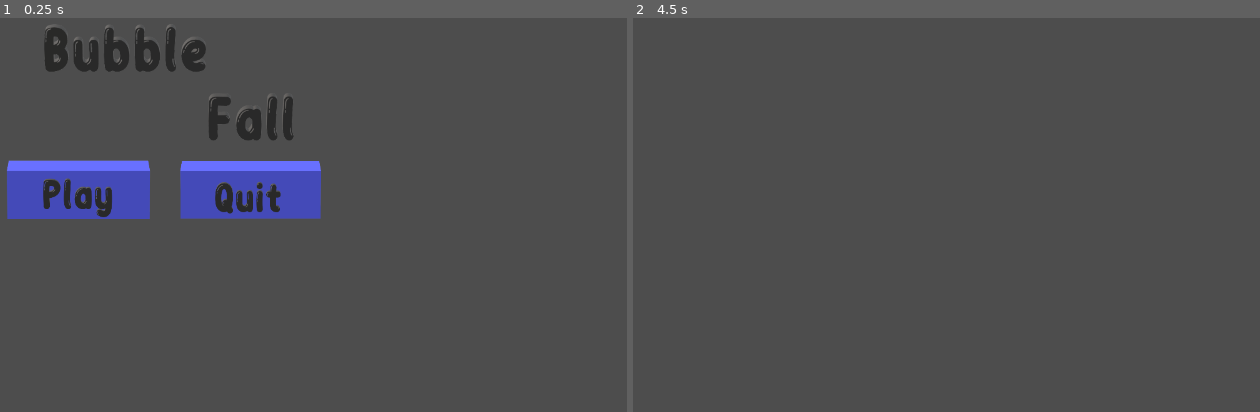
Above: before the commit, frames 1-2 (left to right).
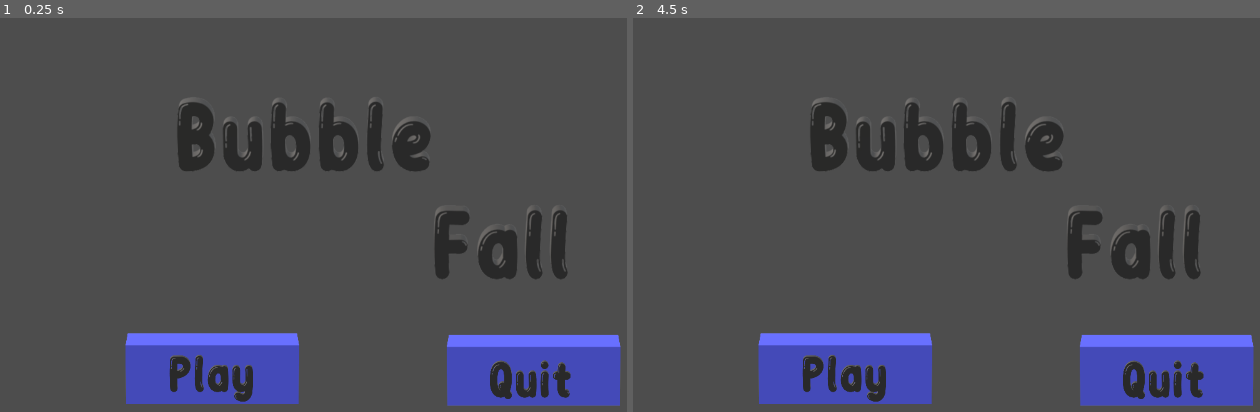
Above: after the commit, the same moments.

Repository: electrp/ggj25
Game: Godot game, scene res://levels/lvl_MainMenu.tscn
Same seed, same stepped clock (60 frames per second), same inputs: the game is played once before the commit and once after it. This scene is started directly instead of the project's main scene.
Inputs (mouse positions are in pixels of both pictures, inside the frame that each line leads up to):
- Up to frame 1 (0.25 s): no input
- Up to frame 2 (4.5 s): tap Enter at 0.5 s; move the mouse to (1184, 215) at 0.52 s; press the mouse at (1184, 215) at 0.53 s; hold Right (ui_right) 0.53-1.28 s; tap Space (ui_accept) at 0.77, 1.25, 1.52, 2, 2.75, 3.02, 3.5, 3.77, 4.25 s; move the mouse to (846, 258) at 1.27 s; release the mouse at (846, 258) at 1.28 s; hold Down (ui_down) 1.28-2.03 s; click (846, 258) at 1.35 s; move the mouse to (1084, 136) at 2.02 s; press the mouse at (1084, 136) at 2.03 s; hold Right (ui_right) 2.03-2.78 s; move the mouse to (965, 325) at 2.77 s; release the mouse at (965, 325) at 2.78 s; hold Up (ui_up) 2.78-3.53 s; click (965, 325) at 2.85 s; move the mouse to (1247, 301) at 3.52 s; press the mouse at (1247, 301) at 3.53 s; hold Left (ui_left) from 3.53 s (still down); tap Escape (ui_cancel) at 4.15 s; move the mouse to (764, 167) at 4.27 s; release the mouse at (764, 167) at 4.28 s; click (764, 167) at 4.35 s

The runs differ from the first frame. In frame 1, 23% of the frame differs, in the area x 1-100%, y 1-99%; in frame 2, 15%.

Commit message:
remade mainmenu and pausemenu

Diff:
--- a/ggj25/levels/lvl_MainMenu.tscn
+++ b/ggj25/levels/lvl_MainMenu.tscn
@@ -8,21 +8,40 @@
 
 [node name="MainMenu" type="Node2D"]
 
-[node name="Play" type="Sprite2D" parent="."]
-position = Vector2(169.543, 289.375)
-scale = Vector2(0.412079, 0.412079)
+[node name="Main" type="CanvasLayer" parent="."]
+
+[node name="TitleControl" type="Control" parent="Main"]
+layout_mode = 3
+anchor_left = 0.5
+anchor_top = 0.4
+anchor_right = 0.5
+anchor_bottom = 0.5
+grow_horizontal = 2
+grow_vertical = 2
+
+[node name="Title" type="Sprite2D" parent="Main/TitleControl"]
+texture = ExtResource("5_v1cl2")
+
+[node name="PlayControl" type="Control" parent="Main"]
+layout_mode = 3
+anchor_left = 0.3
+anchor_top = 0.8
+anchor_right = 0.3
+anchor_bottom = 0.8
+scale = Vector2(0.5, 0.5)
+
+[node name="Play" type="Sprite2D" parent="Main/PlayControl"]
 texture = ExtResource("1_3rk0f")
 script = ExtResource("2_j8ran")
 
-[node name="Quit" type="Sprite2D" parent="."]
-position = Vector2(443.464, 287.313)
-scale = Vector2(0.405581, 0.405581)
+[node name="QuitControl" type="Control" parent="Main"]
+layout_mode = 3
+anchor_left = 0.7
+anchor_top = 0.8
+anchor_right = 0.7
+anchor_bottom = 0.8
+scale = Vector2(0.5, 0.5)
+
+[node name="Quit" type="Sprite2D" parent="Main/QuitControl"]
 texture = ExtResource("3_21vuf")
 script = ExtResource("4_cgt0l")
-
-[node name="Title" type="Sprite2D" parent="."]
-position = Vector2(314, 117)
-scale = Vector2(0.638379, 0.638379)
-texture = ExtResource("5_v1cl2")
-
-[node name="SubViewport" type="SubViewport" parent="."]
--- a/ggj25/prefabs/pf_PauseMenu.tscn
+++ b/ggj25/prefabs/pf_PauseMenu.tscn
@@ -10,25 +10,23 @@
 
 [node name="Pause" type="CanvasLayer" parent="."]
 
-[node name="Control" type="Control" parent="Pause"]
+[node name="LabelControl" type="Control" parent="Pause"]
 layout_mode = 3
+anchor_left = 0.5
+anchor_top = 0.3
+anchor_right = 0.5
+anchor_bottom = 0.3
+scale = Vector2(3, 3)
+
+[node name="Label" type="Label" parent="Pause/LabelControl"]
+layout_mode = 1
 anchors_preset = 15
 anchor_right = 1.0
 anchor_bottom = 1.0
-grow_horizontal = 2
-grow_vertical = 2
-
-[node name="Label" type="Label" parent="Pause/Control"]
-layout_mode = 1
-anchors_preset = 8
-anchor_left = 0.5
-anchor_top = 0.5
-anchor_right = 0.5
-anchor_bottom = 0.5
-offset_left = -50.0
-offset_top = -90.0
-offset_right = 50.0
-offset_bottom = -40.0
+offset_left = -43.5
+offset_top = -21.0
+offset_right = 43.5
+offset_bottom = 21.0
 grow_horizontal = 2
 grow_vertical = 2
 theme_override_fonts/font = SubResource("SystemFont_26vvu")
@@ -37,32 +35,50 @@
 horizontal_alignment = 1
 vertical_alignment = 1
 
-[node name="Continue" type="Button" parent="Pause/Control"]
+[node name="ContControl" type="Control" parent="Pause"]
+layout_mode = 3
+anchor_left = 0.5
+anchor_top = 0.6
+anchor_right = 0.5
+anchor_bottom = 0.6
+scale = Vector2(3, 3)
+
+[node name="Continue" type="Button" parent="Pause/ContControl"]
 layout_mode = 1
 anchors_preset = 8
 anchor_left = 0.5
 anchor_top = 0.5
 anchor_right = 0.5
 anchor_bottom = 0.5
-offset_left = -45.0
-offset_top = 10.0
-offset_right = 45.0
-offset_bottom = 41.0
+offset_left = -50.0
+offset_top = -15.5
+offset_right = 50.0
+offset_bottom = 15.5
 grow_horizontal = 2
 grow_vertical = 2
 text = "Continue"
 
-[node name="Exit" type="Button" parent="Pause/Control"]
+[node name="ExitControl" type="Control" parent="Pause"]
+layout_mode = 3
+anchor_left = 0.5
+anchor_top = 0.8
+anchor_right = 0.5
+anchor_bottom = 0.8
+grow_horizontal = 2
+grow_vertical = 2
+scale = Vector2(3, 3)
+
+[node name="Exit" type="Button" parent="Pause/ExitControl"]
 layout_mode = 1
 anchors_preset = 8
 anchor_left = 0.5
 anchor_top = 0.5
 anchor_right = 0.5
 anchor_bottom = 0.5
-offset_left = -45.0
-offset_top = 90.0
-offset_right = 45.0
-offset_bottom = 121.0
+offset_left = -50.0
+offset_top = -15.5
+offset_right = 50.0
+offset_bottom = 15.5
 grow_horizontal = 2
 grow_vertical = 2
 text = "Exit
--- a/ggj25/scripts/scr_Pausemenu.gd
+++ b/ggj25/scripts/scr_Pausemenu.gd
@@ -9,8 +9,8 @@
 	Input.set_mouse_mode(Input.MOUSE_MODE_CAPTURED)
 	process_mode = Node.PROCESS_MODE_ALWAYS
 	pause.visible = false
-	pause.get_node("Control/Continue").connect("pressed", _continue)
-	pause.get_node("Control/Exit").connect("pressed", _quit)
+	pause.get_node("ContControl/Continue").connect("pressed", _continue)
+	pause.get_node("ExitControl/Exit").connect("pressed", _quit)
 
 func _continue():
 	if isPaused == true:
@@ -24,7 +24,7 @@
 
 # Called every frame. 'delta' is the elapsed time since the previous frame.
 func _process(delta: float) -> void:
-	if Input.is_action_just_pressed("ui_cancel"):
+	if Input.is_action_just_released("ui_cancel"):
 		if isPaused == false:
 			Input.set_mouse_mode(Input.MOUSE_MODE_VISIBLE)
 			pause.visible = true
--- a/ggj25/scripts/scr_PlayButton.gd
+++ b/ggj25/scripts/scr_PlayButton.gd
@@ -10,11 +10,15 @@
 # Called every frame. 'delta' is the elapsed time since the previous frame.
 func _process(delta: float) -> void:
 	if clicked:
-		get_parent().hide()
-		for _i in get_parent().get_children():
-			_i.set_process(false)
+		get_parent().scale = Vector2(0.4, 0.4)
+	else:
+		get_parent().scale = Vector2(0.5, 0.5)
 
 func _input(event) -> void:
 	if event is InputEventMouseButton and event.is_pressed() and event.button_index == MOUSE_BUTTON_LEFT:
 		if get_rect().has_point(to_local(event.position)):
 			clicked = true
+
+	if event is InputEventMouseButton and event.is_released() and event.button_index == MOUSE_BUTTON_LEFT:
+		if clicked == true:
+			clicked = false
--- a/ggj25/scripts/scr_QuitButton.gd
+++ b/ggj25/scripts/scr_QuitButton.gd
@@ -10,9 +10,16 @@
 # Called every frame. 'delta' is the elapsed time since the previous frame.
 func _process(delta: float) -> void:
 	if clicked:
-		get_tree().quit()
+		get_parent().scale = Vector2(0.4, 0.4)
+	else:
+		get_parent().scale = Vector2(0.5, 0.5)
 
 func _input(event) -> void:
 	if event is InputEventMouseButton and event.is_pressed() and event.button_index == MOUSE_BUTTON_LEFT:
 		if get_rect().has_point(to_local(event.position)):
 			clicked = true
+
+	if event is InputEventMouseButton and event.is_released() and event.button_index == MOUSE_BUTTON_LEFT:
+		if clicked == true:
+			clicked = false
+			get_tree().quit()
